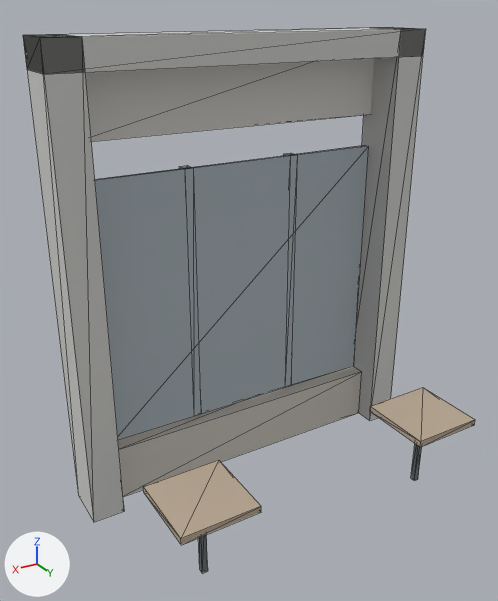
The glTF model public/models/facade/ground_cafe.lod2.glb, before and after one commit.
Both versions are drawn from a camera (50 mm lens) standing at (3.18, 5.55, 4.41) and looking at (0.3, 0.75, 2.02). Lighting does not change. The marker at lower left points along +X, +Y and +Z. The older version comes first. Mesh edges are drawn as thin lines. Where no turn or scale is listed for an object, it has been applied to the vertices. Vertices at exactly the same position are counted once.

The first picture shows 'facade_ground_cafe'.
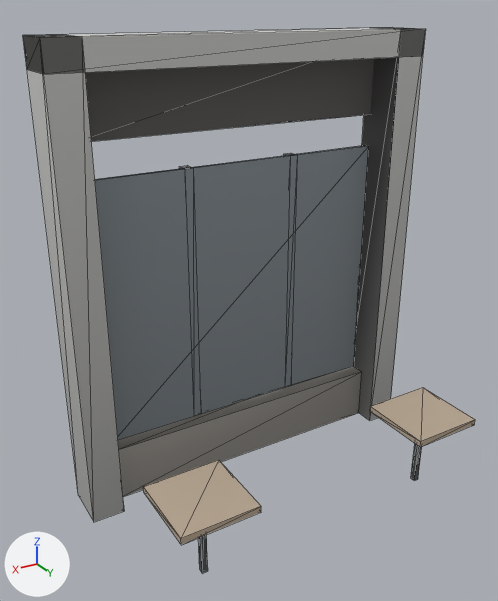
What changed in the scene script:
```text
Change mat_concrete_cast:
    where n0 = _N.new('ShaderNodeBsdfPrincipled'); n0.name = 'Principled BSDF'
    remove n0.inputs[0].default_value = (0.62, 0.62, 0.6, 1.0)  # 'Base Color', light grey #cececb
    add n2 = _N.new('ShaderNodeMix'); n2.name = 'Mix'
    add n2.data_type = 'RGBA'
    add n2.blend_type = 'MULTIPLY'
    add n2.inputs[0].default_value = 1.0  # 'Factor'
    add n2.inputs[7].default_value = (0.62, 0.62, 0.6, 1.0)  # 'B', light grey #cececb
    add n3 = _N.new('ShaderNodeVertexColor'); n3.name = 'Color Attribute'
    add _L.new(n2.outputs[2], n0.inputs[0])  # 'Result' to 'Base Color'
    add _L.new(n3.outputs[0], n2.inputs[6])  # 'Color' to 'A'
Change mat_timber_painted:
    where n0 = _N.new('ShaderNodeBsdfPrincipled'); n0.name = 'Principled BSDF'
    remove n0.inputs[0].default_value = (0.58, 0.55, 0.5, 1.0)  # 'Base Color', light grey #c8c4bc
    add n2 = _N.new('ShaderNodeMix'); n2.name = 'Mix'
    add n2.data_type = 'RGBA'
    add n2.blend_type = 'MULTIPLY'
    add n2.inputs[0].default_value = 1.0  # 'Factor'
    add n2.inputs[7].default_value = (0.58, 0.55, 0.5, 1.0)  # 'B', light grey #c8c4bc
    add n3 = _N.new('ShaderNodeVertexColor'); n3.name = 'Color Attribute'
    add _L.new(n2.outputs[2], n0.inputs[0])  # 'Result' to 'Base Color'
    add _L.new(n3.outputs[0], n2.inputs[6])  # 'Color' to 'A'
Change mat_glass_shop:
    where n0 = _N.new('ShaderNodeBsdfPrincipled'); n0.name = 'Principled BSDF'
    remove n0.inputs[0].default_value = (0.4, 0.46, 0.5, 1.0)  # 'Base Color', grey #aab5bc
    add n2 = _N.new('ShaderNodeMix'); n2.name = 'Mix'
    add n2.data_type = 'RGBA'
    add n2.blend_type = 'MULTIPLY'
    add n2.inputs[0].default_value = 1.0  # 'Factor'
    add n2.inputs[7].default_value = (0.4, 0.46, 0.5, 1.0)  # 'B', grey #aab5bc
    add n3 = _N.new('ShaderNodeVertexColor'); n3.name = 'Color Attribute'
    add _L.new(n2.outputs[2], n0.inputs[0])  # 'Result' to 'Base Color'
    add _L.new(n3.outputs[0], n2.inputs[6])  # 'Color' to 'A'
Change mat_metal_painted:
    where n0 = _N.new('ShaderNodeBsdfPrincipled'); n0.name = 'Principled BSDF'
    remove n0.inputs[0].default_value = (0.38, 0.4, 0.42, 1.0)  # 'Base Color', grey #a6aaad
    add n2 = _N.new('ShaderNodeMix'); n2.name = 'Mix'
    add n2.data_type = 'RGBA'
    add n2.blend_type = 'MULTIPLY'
    add n2.inputs[0].default_value = 1.0  # 'Factor'
    add n2.inputs[7].default_value = (0.38, 0.4, 0.42, 1.0)  # 'B', grey #a6aaad
    add n3 = _N.new('ShaderNodeVertexColor'); n3.name = 'Color Attribute'
    add _L.new(n2.outputs[2], n0.inputs[0])  # 'Result' to 'Base Color'
    add _L.new(n3.outputs[0], n2.inputs[6])  # 'Color' to 'A'
Change mat_plastic_signage:
    where n0 = _N.new('ShaderNodeBsdfPrincipled'); n0.name = 'Principled BSDF'
    remove n0.inputs[0].default_value = (0.65, 0.63, 0.6, 1.0)  # 'Base Color', light grey #d3d0cb
    add n2 = _N.new('ShaderNodeMix'); n2.name = 'Mix'
    add n2.data_type = 'RGBA'
    add n2.blend_type = 'MULTIPLY'
    add n2.inputs[0].default_value = 1.0  # 'Factor'
    add n2.inputs[7].default_value = (0.65, 0.63, 0.6, 1.0)  # 'B', light grey #d3d0cb
    add n3 = _N.new('ShaderNodeVertexColor'); n3.name = 'Color Attribute'
    add _L.new(n2.outputs[2], n0.inputs[0])  # 'Result' to 'Base Color'
    add _L.new(n3.outputs[0], n2.inputs[6])  # 'Color' to 'A'
Change mat_timber_bare:
    where n0 = _N.new('ShaderNodeBsdfPrincipled'); n0.name = 'Principled BSDF'
    remove n0.inputs[0].default_value = (0.5, 0.4, 0.3, 1.0)  # 'Base Color', beige #bcaa95
    add n2 = _N.new('ShaderNodeMix'); n2.name = 'Mix'
    add n2.data_type = 'RGBA'
    add n2.blend_type = 'MULTIPLY'
    add n2.inputs[0].default_value = 1.0  # 'Factor'
    add n2.inputs[7].default_value = (0.5, 0.4, 0.3, 1.0)  # 'B', beige #bcaa95
    add n3 = _N.new('ShaderNodeVertexColor'); n3.name = 'Color Attribute'
    add _L.new(n2.outputs[2], n0.inputs[0])  # 'Result' to 'Base Color'
    add _L.new(n3.outputs[0], n2.inputs[6])  # 'Color' to 'A'
Change me_facade_ground_cafe:
    where me_facade_ground_cafe.from_pydata(...)  # 92 vertices, 144 faces; spans x -1.8..1.8, y -0.95..0.95, z -2.1..2.1
    me_facade_ground_cafe part 1
    me_facade_ground_cafe.vertices[8].co: (1.8, -0.45, 2.1) -> (1.5, -0.9, -2.1)  # pixel (39, 37) -> not seen
    me_facade_ground_cafe.vertices[9].co: (1.8, -0.9, 2.1) -> (1.8, -0.9, -2.1)  # pixel (22, 35) -> pixel (78, 495)
    me_facade_ground_cafe.vertices[10].co: (1.5, -0.9, -2.1) -> (1.8, -0.9, 2.1)  # not seen -> pixel (22, 35)
    me_facade_ground_cafe.vertices[11].co: (1.8, -0.9, -2.1) -> (1.5, -0.9, 2.1)  # pixel (78, 495) -> pixel (62, 34)
    me_facade_ground_cafe.vertices[12].co: (1.5, -0.9, 2.1) -> (1.8, -0.45, -2.1)  # pixel (62, 34) -> pixel (93, 522)
    me_facade_ground_cafe.vertices[13].co: (1.8, -0.45, -2.1) -> (1.5, -0.45, -2.1)  # pixel (93, 522) -> pixel (124, 511)
    me_facade_ground_cafe.vertices[14].co: (1.5, -0.45, -2.1) -> (1.5, -0.45, 2.1)  # pixel (124, 511) -> pixel (82, 36)
    me_facade_ground_cafe.vertices[15].co: (1.5, -0.45, 2.1) -> (1.8, -0.45, 2.1)  # pixel (82, 36) -> pixel (39, 37)
```

What differs and where, as boxes [x1, y1, x2, y2] in the pictures (498 x 601 px; the box of a moved part takes in the faces that stretch with it):
'facade_ground_cafe', recoloured, reshaped (darker): [23, 28, 475, 573] in both
part 1 of me_facade_ground_cafe, moved or reshaped: [23, 28, 421, 522] in both
